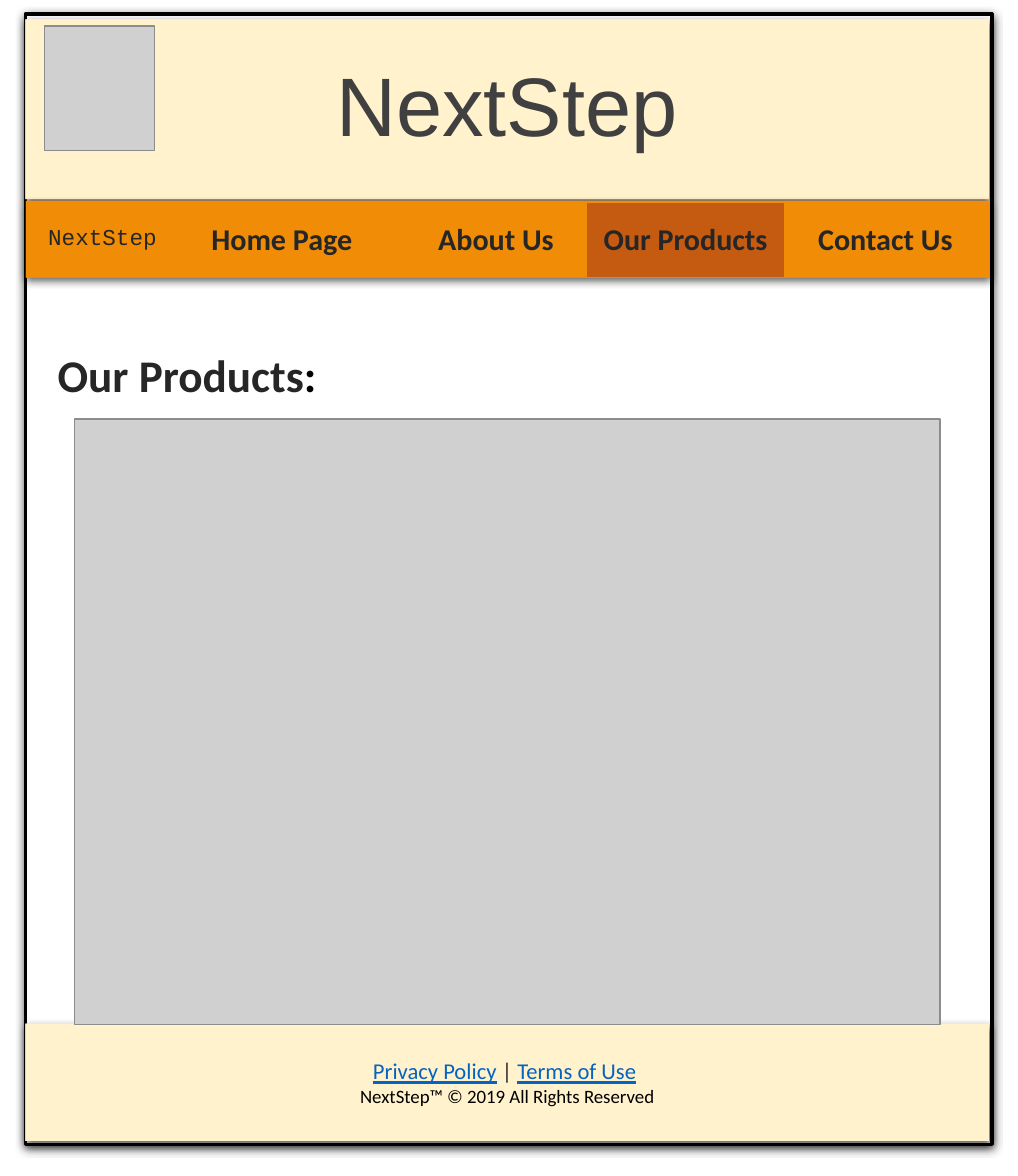
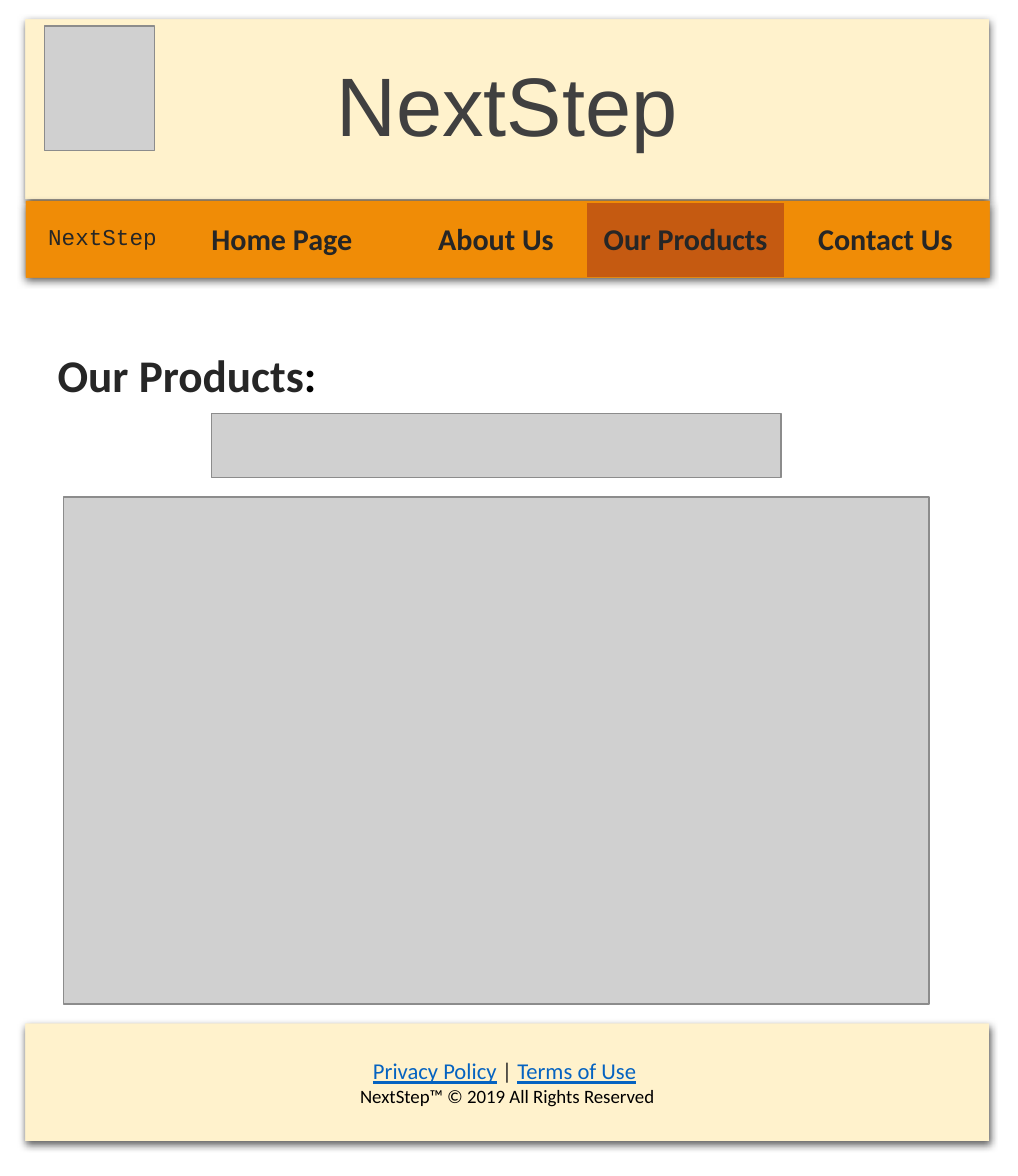
Before and after one commit to rahamimn/Portfolio-Website, a slide deck: slide 3 of 303077788_311306641_Ass02Exc.pptx. Drawn at 1018x1176 pixels with LibreOffice and Linux fonts; fonts in the diff are those of the drawing; grey boxes stand for pictures. Boxes give left, top, right and bottom in pixels: in the first picture for what was removed or moved away, otherwise in the second. Text is boxed around its words. In the diff, an @@ line names an element or a change of style, - is before the commit and + after.

```diff
--- a/303077788_311306641_Ass02Exc.pptx
+++ b/303077788_311306641_Ass02Exc.pptx
@@ rectangle removed at (26, 14, 992, 1144) @@
@@ picture added at (212, 414, 782, 478) @@
@@ picture: place and size @@
-picture at (75, 419, 941, 1025)
+picture at (64, 497, 930, 1003)
```
Also in this commit, not shown: 11 other files.
